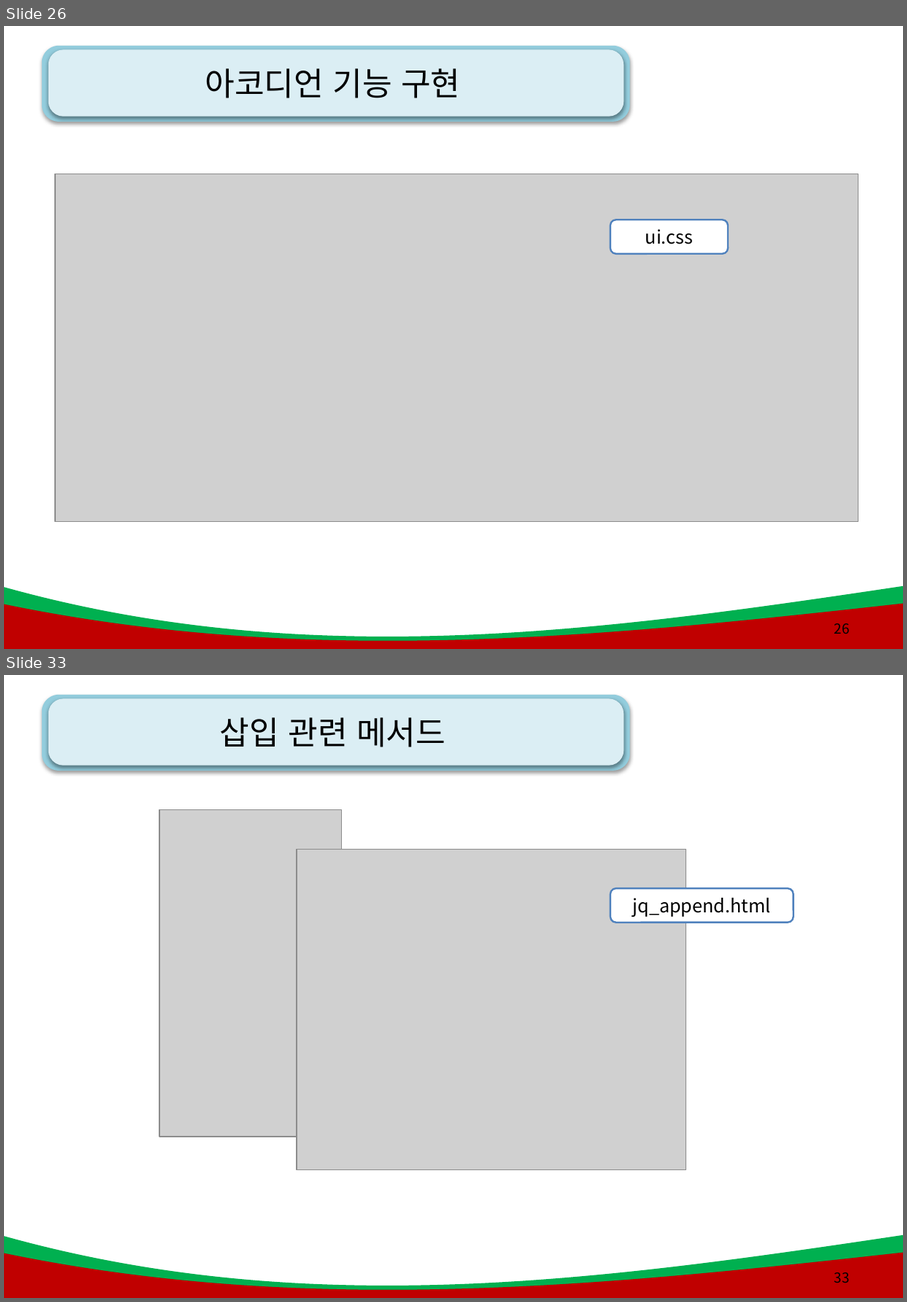
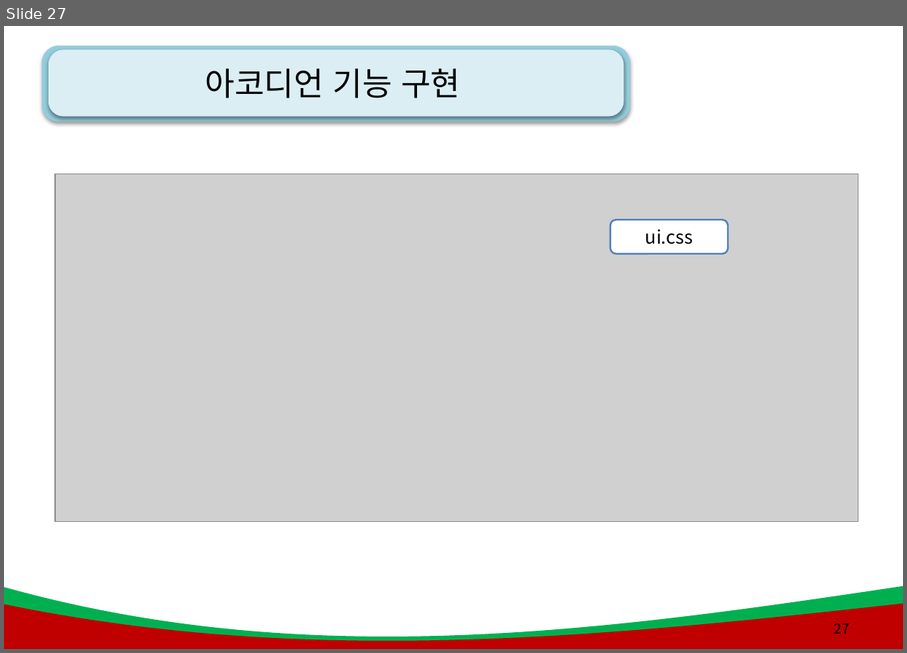
Before and after one commit to kiyongee2/green_project_web, a slide deck: js_ppt/9강. JQuery .pptx. Shown one above the other, each under a label of ours: slides 26 and 33 before the commit, slide 27 after it; the slides between them are not shown. The pictures are 907x1302 and 907x653 pixels, drawn with LibreOffice and Linux fonts; fonts in the diff are those of the drawing; grey boxes stand for pictures; background and template pictures are left out. Boxes give left, top, right and bottom in pixels: in the first picture for what was removed or moved away, otherwise in the second. Text is boxed around its words. In the diff, an @@ line names an element or a change of style, - is before the commit and + after.

```diff
--- a/js_ppt/9강. JQuery .pptx
+++ b/js_ppt/9강. JQuery .pptx
@@ slide 33 removed at (x1=4, y1=675, x2=903, y2=1298), background #FFFFFF; not listed: 4 template elements that a slide beside it also shows @@
@@ title removed at (x1=220, y1=717, x2=446, y2=747) @@
-삽입 관련 메서드
@@ picture removed at (x1=159, y1=809, x2=341, y2=1136) @@
@@ picture removed at (x1=297, y1=849, x2=687, y2=1170) @@
@@ rounded rectangle removed at (x1=611, y1=888, x2=794, y2=922) @@
-jq_append.html
@@ page number removed at (x1=835, y1=1272, x2=850, y2=1282) @@
-33
@@ what was slide 26 is now slide 27 @@
@@ page number at (x1=835, y1=623, x2=850, y2=633): text changed @@
-26
+27
```
Also in this commit, not shown: 1 slide changed, 35 other slides removed, 14 other files.
